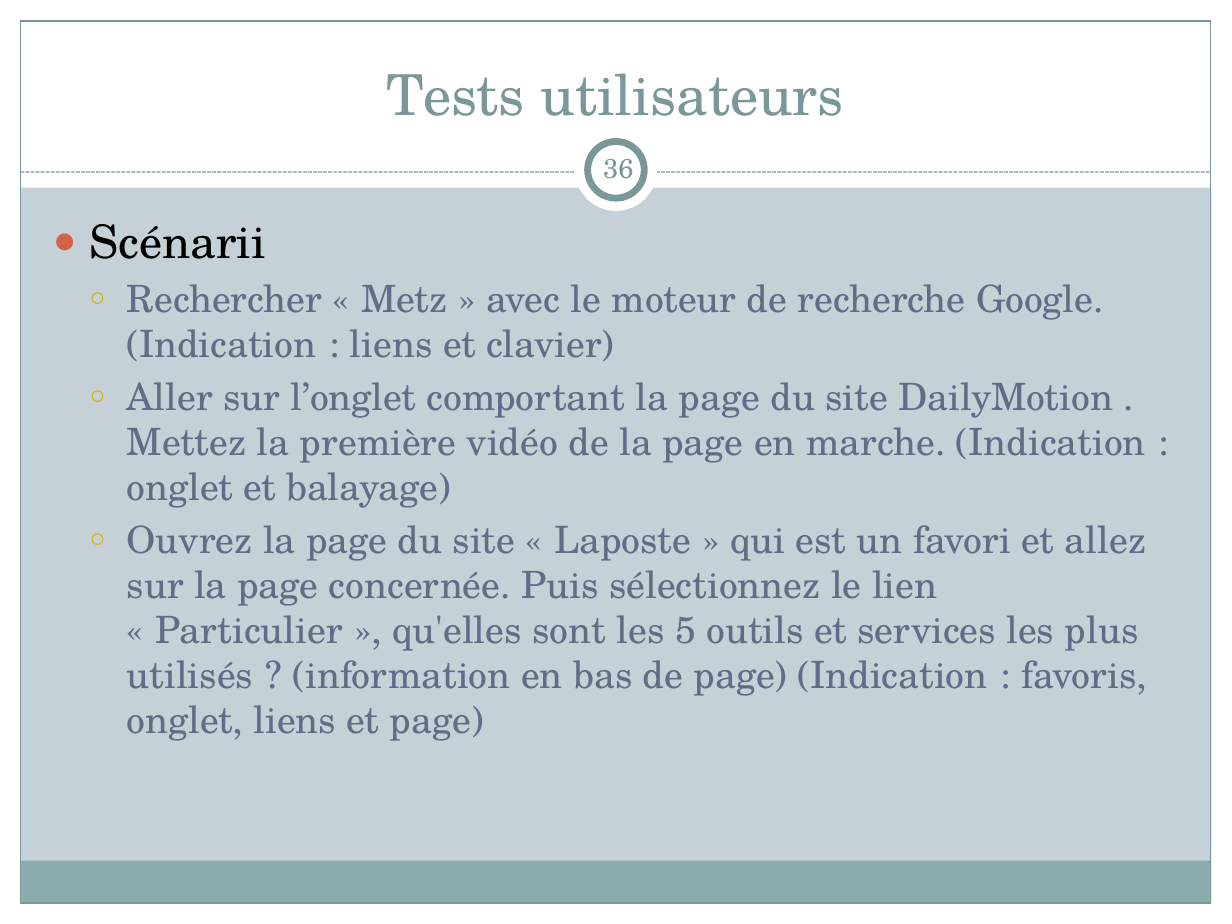
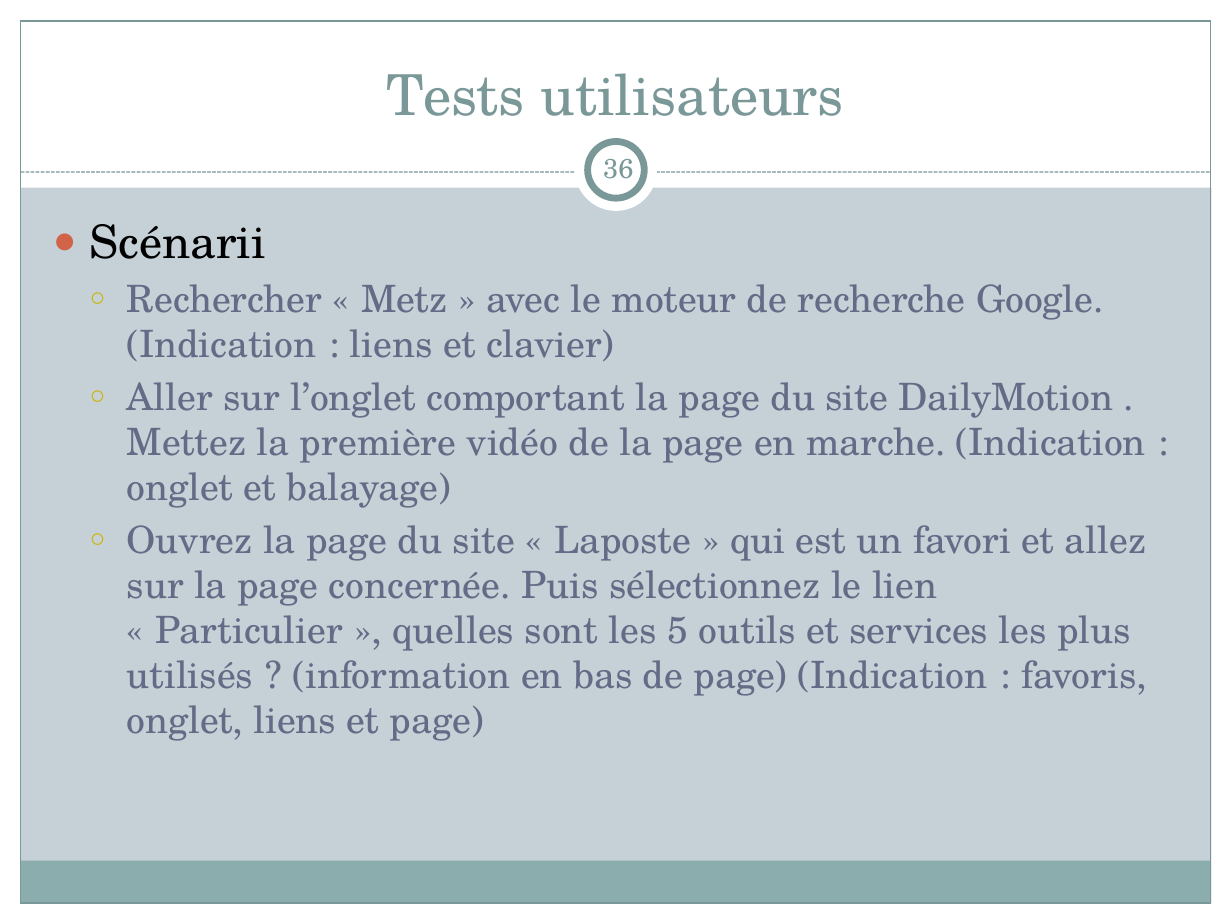
Before and after one commit to nicolasrn/pjtsyntshnr, a slide deck: slide 36 of wiki/HandiFox.pptx. Drawn at 1232x924 pixels with LibreOffice and Linux fonts; fonts in the diff are those of the drawing. Boxes give left, top, right and bottom in pixels: in the first picture for what was removed or moved away, otherwise in the second. Text is boxed around its words. In the diff, an @@ line names an element or a change of style, - is before the commit and + after.

```diff
--- a/wiki/HandiFox.pptx
+++ b/wiki/HandiFox.pptx
@@ text at <box>127,525,1147,741</box>: text changed @@
-  ○ Ouvrez la page du site « Laposte » qui est un favori et allez sur la page concernée. Puis sélectionnez le lien « Particulier », qu'elles sont les 5 outils et services les plus utilisés ? (information en bas de page) (Indication : favoris, onglet, liens et page)
+  ○ Ouvrez la page du site « Laposte » qui est un favori et allez sur la page concernée. Puis sélectionnez le lien « Particulier », quelles sont les 5 outils et services les plus utilisés ? (information en bas de page) (Indication : favoris, onglet, liens et page)
```
